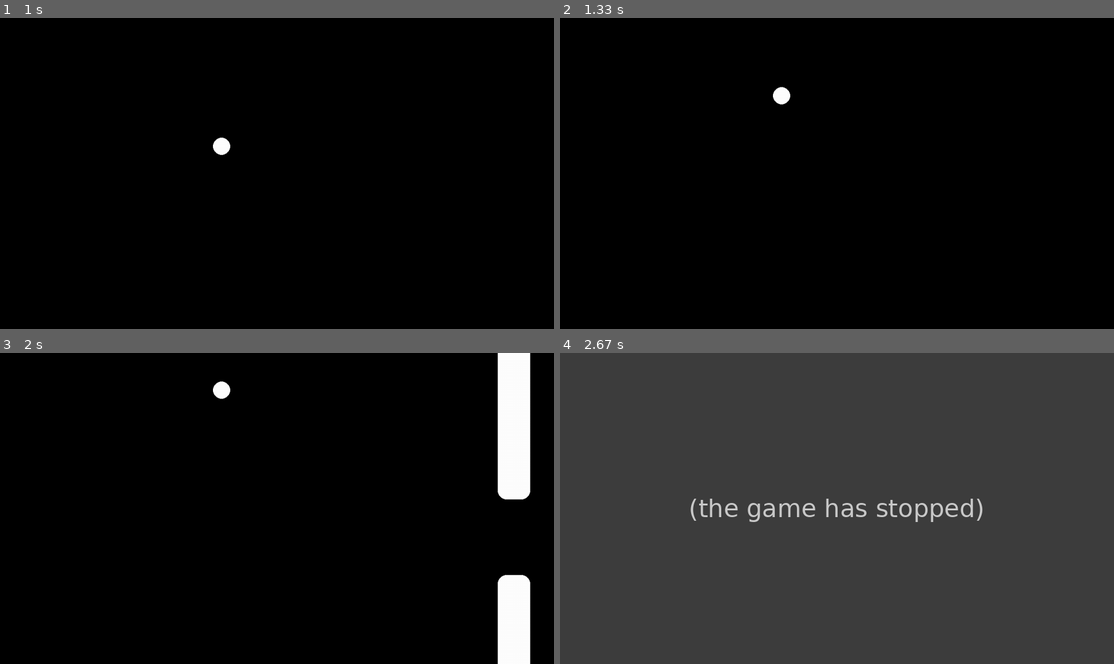
Above: before the commit, frames 1-4 (two rows, left to right).
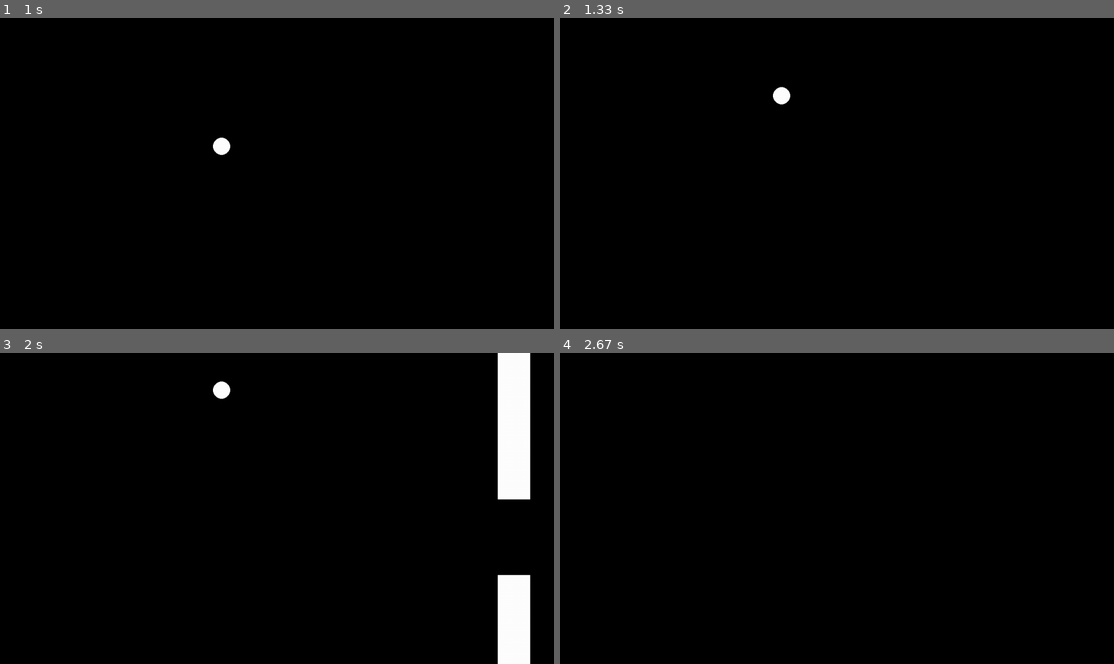
Above: after the commit, the same moments.

Repository: Westpol/flappy_birb
Game: pygame game, started from main.py
Same seed, same stepped clock (60 frames per second), same inputs: the game is played once before the commit and once after it.
Inputs:
- Up to frame 1 (1 s): tap Space at 0.33, 0.73 s
- Up to frame 2 (1.33 s): tap Space at 1.03, 1.23 s
- Up to frame 3 (2 s): tap Space at 1.57, 1.87 s
- Up to frame 4 (2.67 s): tap Space at 2.07, 2.37, 2.63 s

Frames 1-2 are identical in both runs. In frame 3, less than 0.1% of the frame differs, in the area x 89-96%, y 44-74%; in frame 4, 100%, in the area x 0-100%, y 0-100%.
Before the commit the program exited at 2.4 s; later frames show no game.

Commit message:
added collisions and a counter

Diff:
--- a/main.py
+++ b/main.py
@@ -21,6 +21,13 @@
 lasttime = 0
 pipeWidth = 75
 circle_radius = 20
+
+
+def collision():
+    while 1:
+        for event in pygame.event.get():
+            if event.type == pygame.KEYDOWN:
+                exit_check(event)
 
 
 def factor():
@@ -82,6 +89,7 @@
         self.hPos = width / 2.5
         self.vel = 0
         self.acc = acc
+        self.score = 0
 
     def update(self):
         self.vel += self.acc * factor()
@@ -94,7 +102,13 @@
 
     def collision_detection(self):
         if 0 > self.vPos or self.vPos > height:
-            exit()
+            collision()
+        for pip in pipes.pipelist:
+            if (pip[0] - pipes.pos - circle_radius < self.hPos < pip[0] - pipes.pos + pipeWidth + circle_radius) and (0 < self.vPos < pip[1] + circle_radius):
+                collision()
+        for pip in pipes.pipelist:
+            if (pip[0] - pipes.pos - circle_radius < self.hPos < pip[0] - pipes.pos + pipeWidth + circle_radius) and (pip[1] - circle_radius + pipes.space < self.vPos < height):
+                collision()
 
     def space_pressed(self):
         for event in pygame.event.get():
@@ -110,22 +124,23 @@
     def __init__(self, space):
         self.space = space
         self.pos = 0
-        self.pipelist = [(width + 200, random.randint(50, height - self.space - 50))]
+        self.pipelist = [(width + 200, random.randint(50, height - self.space - 50), False)]
         self.pipeNum = 1
         # pipelist = [x - 1 for x in pipelist]
 
     def update(self):
         self.pos += 2 * factor()
+        self.updateScore()
 
     def animate(self):
         for pipe in self.pipelist:
-            pygame.draw.rect(screen, (255, 255, 255), (pipe[0] - self.pos, -circle_radius, pipeWidth, pipe[1]+circle_radius), 0, circle_radius)
-            pygame.draw.rect(screen, (255, 255, 255), (pipe[0] - self.pos, pipe[1] + self.space, pipeWidth, (height + circle_radius) - (pipe[1] + self.space)), 0, circle_radius)
+            pygame.draw.rect(screen, (255, 255, 255), (pipe[0] - self.pos, 0, pipeWidth, pipe[1]), 0)
+            pygame.draw.rect(screen, (255, 255, 255), (pipe[0] - self.pos, pipe[1] + self.space, pipeWidth, height - (pipe[1] + self.space)), 0)
 
     def setPipes(self):
         if self.pos > self.pipeNum * 300:
             self.pipeNum += 1
-            self.pipelist.append((width + self.pipeNum * 300, random.randint(50, height - self.space - 50)))
+            self.pipelist.append((width + self.pipeNum * 300, random.randint(50, height - self.space - 50), False))
             while 1:
                 is_oob = (0, False)
                 for i in range(len(self.pipelist)):
@@ -136,6 +151,13 @@
                 else:
                     break
 
+    def updateScore(self):
+        for i in range(len(self.pipelist)):
+            if birb.hPos > self.pipelist[i][0] - self.pos and not self.pipelist[i][2]:
+                self.pipelist[i] = (self.pipelist[i][0], self.pipelist[i][1], True)
+                birb.score += 1
+                print(birb.score)
+
 
 class Sound:
 
@@ -168,7 +190,7 @@
                     whilebreak = False
                     birb.vel = -8
 
-    s.backgroundMusic()
+    #s.backgroundMusic()
 
     lasttime = time.time() * 1000
     while 1:
--- a/tessst2.py
+++ b/tessst2.py
@@ -1,5 +1,8 @@
+import pygame
 
-x, y = 175, 200
+screen = pygame.display.set_mode((500, 500))
 
-if (150 < x and 350 > x) and (150 < y and 350 > y):
+x, y = 100, 200
+
+if (150 < x < 350) and (150 < y < 350):
     print("YOLLWO")
--- a/tesst.py
+++ b/tesst.py
@@ -3,7 +3,8 @@
 screen = pygame.display.set_mode((500, 500))
 
 while 1:
-    if (150 < pygame.mouse.get_pos()[0] and 350 > pygame.mouse.get_pos()[0]) and (150 < pygame.mouse.get_pos()[1] and 350 > pygame.mouse.get_pos()[1]):
+    pygame.event.pump()
+    if (150 < pygame.mouse.get_pos()[0] < 350) and (150 < pygame.mouse.get_pos()[1] < 350):
         pygame.draw.rect(screen, (0, 255, 0), (150, 150, 200, 200))
         print("YOOO")
     else:
